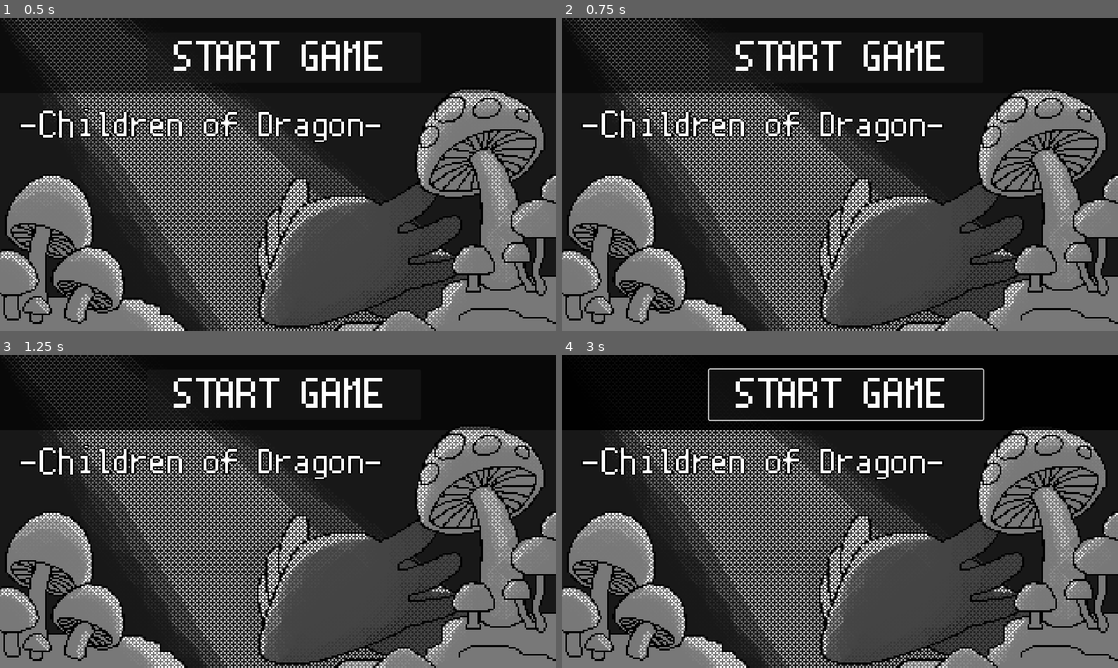
Above: before the commit, frames 1-4 (two rows, left to right).
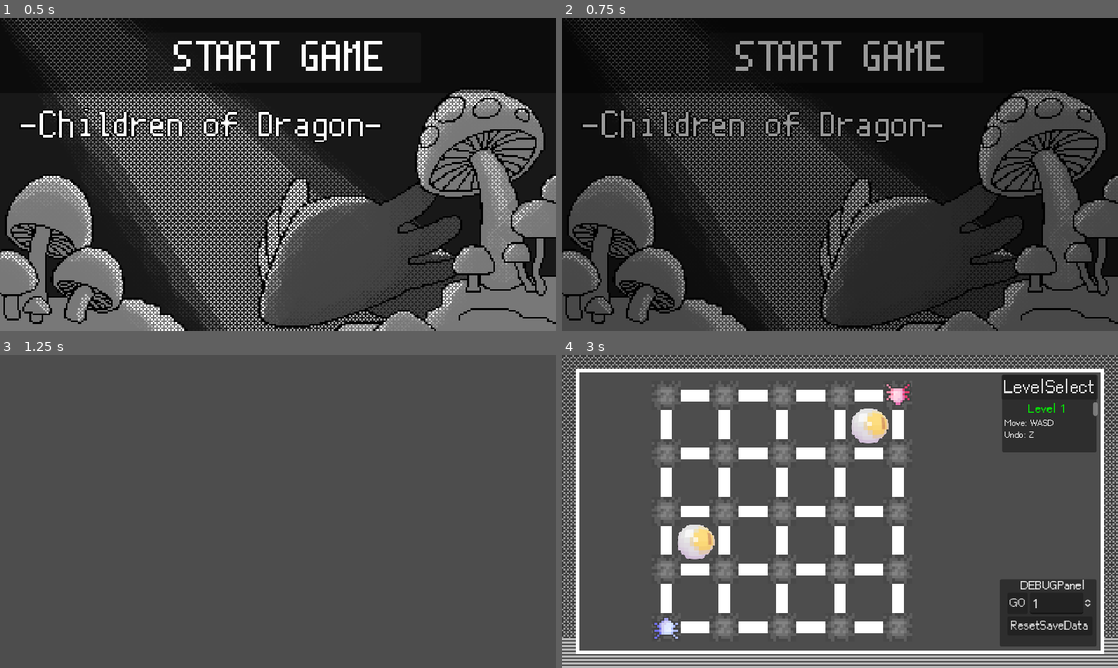
Above: after the commit, the same moments.

Repository: r8114wjbn9118/Hello-Godot-Game-Jam-1
Game: Godot game, scene res://scene/title.tscn
Same seed, same stepped clock (60 frames per second), same inputs: the game is played once before the commit and once after it. The engine's default icon, where the game draws it, is replaced by a stand-in: a white triangle on a blue panel in a dark square. Sound files missing from this copy of the repository are replaced by a short silence.
Inputs (mouse positions are in pixels of both pictures, inside the frame that each line leads up to):
- Up to frame 1 (0.5 s): no input
- Up to frame 2 (0.75 s): tap Enter (ui_accept) at 0.5 s; move the mouse to (962, 158) at 0.52 s; press the mouse at (962, 158) at 0.53 s; hold Right (ui_right) from 0.53 s (still down)
- Up to frame 3 (1.25 s): keep holding Right (ui_right); tap Enter (ui_accept) at 0.77 s
- Up to frame 4 (3 s): move the mouse to (728, 527) at 1.27 s; release Right (ui_right) at 1.28 s; release the mouse at (728, 527) at 1.28 s; hold Down (ui_down) 1.28-2 s; tap Z (z) at 1.35 s; tap Enter (ui_accept) at 1.52 s; click (845, 395) at 2.02 s; click (634, 442) at 2.75 s, where only the run after the commit has a clickable "1"

Frame 1 is identical in both runs. In frame 2, 43% of the frame differs, in the area x 0-100%, y 0-100%; in frame 3, 86%; in frame 4, 89%.
Error before the commit: Parse Error: Variable "anim_tree" has the same name as a previously declared variable. (res://script/title.gd:7)

Commit message:
merge fix

Diff:
--- a/script/title.gd
+++ b/script/title.gd
@@ -1,11 +1,10 @@
 extends Control
 class_name Title
 
-@onready var anim_tree = $AnimationTree
-#@onready var BGM = %GameMenu
+
 
 @onready var anim_tree = $AnimationTree
-@onready var BGM = %BGM
+#@onready var BGM = %BGM
 
 func _ready() -> void:
 	%background.texture = GameManager.get_title_background()
